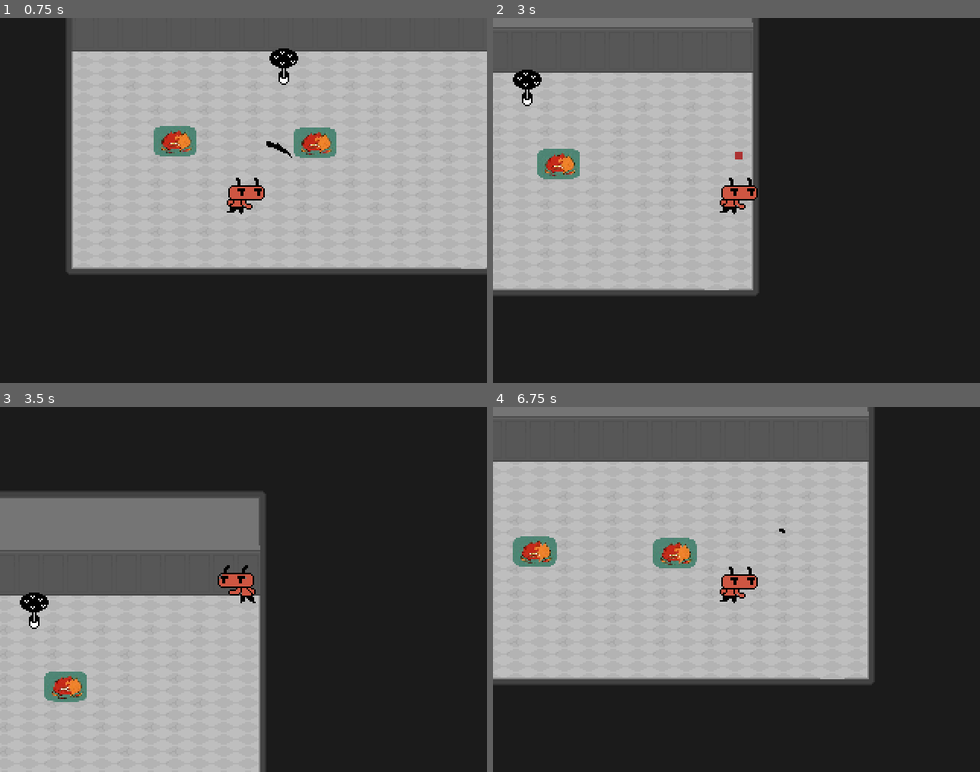
Above: before the commit, frames 1-4 (two rows, left to right).
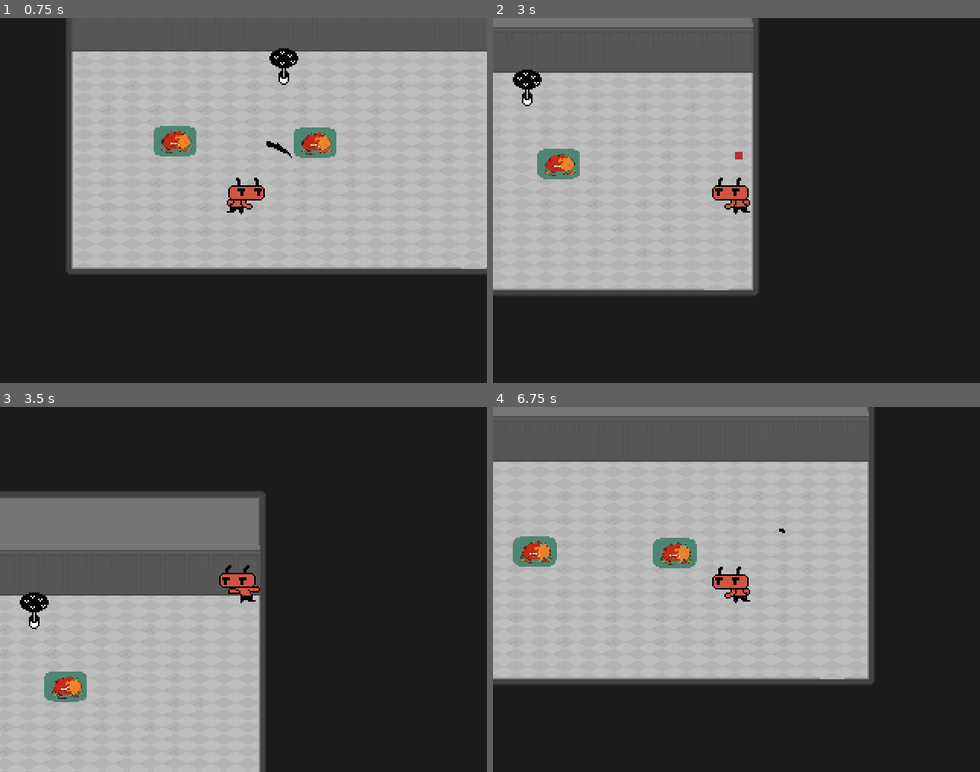
Above: after the commit, the same moments.

Repository: dead-rabbit-studio/hell-scout
Game: Godot game, scene res://main_game.tscn
Two runs of this game, one before a commit and one after it. Both use one fixed random seed, a clock stepped at 60 frames per second and the inputs below.
Inputs:
- Up to frame 1 (0.75 s): tap Enter at 0.5 s; hold Right (move_right) from 0.53 s (still down); hold Space (attack) from 0.53 s (still down)
- Up to frame 2 (3 s): release Right (move_right) at 1.28 s; release Space (attack) at 1.28 s; hold Down (move_down) 1.28-2.03 s; tap Space (attack) at 1.35, 2.85 s; hold Right (move_right) 2.03-2.78 s; hold Space (attack) 2.03-2.78 s; tap E (interact) at 2.1 s; hold Up (move_up) from 2.78 s (still down)
- Up to frame 3 (3.5 s): keep holding Up (move_up)
- Up to frame 4 (6.75 s): release Up (move_up) at 3.53 s; hold Space (attack) 3.53-4.28 s; hold Left (move_left) 3.53-5.03 s; tap E (interact) at 4.35, 6.6 s; tap Space (attack) at 4.55, 5.85 s; hold Down (move_down) 5.03-5.78 s; hold Space (attack) 5.03-5.78 s; hold Right (move_right) 5.78-6.53 s; hold Up (move_up) from 6.53 s (still down); hold Space (attack) from 6.53 s (still down)

Frame 1 is identical in both runs. In frame 2, 0.4% of the frame differs, in the area x 45-55%, y 43-54%; in frame 3, 0.2%; in frame 4, 0.4%.

Commit message:
feat: create R with animations, scenes and player strings / create animation states

Diff:
--- /dev/null
+++ b/core/R.gd
@@ -0,0 +1,17 @@
+class_name R
+
+const inputs = {
+    "attack": "attack",
+    "move_left": "move_left",
+    "move_up": "move_up",
+    "move_right": "move_right",
+    "move_down": "move_down",
+}
+
+const scenes = {
+	"melee_attack": "res://weapons/melee_attack.tscn"
+}
+
+const strings = {
+    "player_has_died": "player has died"
+}
--- a/main_game.tscn
+++ b/main_game.tscn
@@ -291,9 +291,11 @@
 [node name="WarpZone" parent="Level" node_paths=PackedStringArray("exit_zone") instance=ExtResource("5_52lbn")]
 position = Vector2(84, 140)
 exit_zone = NodePath("../WarpZone2")
+exit_zone_direction = 3
 
 [node name="WarpZone2" parent="Level" instance=ExtResource("5_52lbn")]
 position = Vector2(176, 141)
+rotation = -1.81857e-05
 exit_zone_direction = 3
 
 [node name="Tree" type="Node2D" parent="Level"]
--- /dev/null
+++ b/player/scouter/Animations.gd
@@ -0,0 +1,6 @@
+extends Node
+
+const State = {
+    "Idle": "Idle",
+    "Running": "Running"
+}
--- a/player/scouter/Player.gd
+++ b/player/scouter/Player.gd
@@ -4,40 +4,36 @@
 signal changed_direction(PLAYER_DIRECTION)
 signal player_position_update(Vector2)
 
-# @onready var animated_sprite: AnimatedSprite2D = $AnimatedSprite2D
-@onready var playerArea: CollisionShape2D = $PlayerArea/CollisionShape2D
+@onready var player_area: CollisionShape2D = $PlayerArea/CollisionShape2D
+@onready var animation_tree: AnimationTree = $AnimationTree
 @onready var health: Health = $Health
 
 @export var speed = 400.0
 @export var max_health = 110
 @export var is_alive = true
 
-var _currentDirectionVector: Vector2 = Vector2.ZERO
+var _current_direction_vector: Vector2 = Vector2.ZERO
 var _lastDirection: PLAYER_DIRECTION = PLAYER_DIRECTION.RIGHT
-var melee_attack: Area2D
+var _melee_attack: Area2D = preload(R.scenes.melee_attack).instantiate()
 
 func take_damage(damage: float):
 	health.damage(damage)
 
 func _ready() -> void :
-	melee_attack = preload("res://weapons/melee_attack.tscn").instantiate()
 	health.max_health = max_health
 	health.is_mortal = true
-	connect("changed_direction", melee_attack._on_player_changed_direction)
-	connect("player_position_update", melee_attack._on_player_position_update)
+	connect("changed_direction", _melee_attack._on_player_changed_direction)
+	connect("player_position_update", _melee_attack._on_player_position_update)
 
 func _process(_delta: float) -> void:
 	if is_alive:
-		_animate()
-		_update_sprite_direction()
-
-		if Input.is_action_pressed('attack'):
-			if melee_attack.get_parent() == null:
-				add_child(melee_attack)
-				melee_attack.attack()
+		if Input.is_action_pressed(R.inputs.attack):
+			if _melee_attack.get_parent() == null:
+				add_child(_melee_attack)
+				_melee_attack.attack()
 		else:
-			if melee_attack.get_parent() != null:
-				remove_child(melee_attack)
+			if _melee_attack.get_parent() != null:
+				remove_child(_melee_attack)
 	else:
 		health.kill()
 
@@ -46,44 +42,30 @@
 		_move_player()
 
 func _move_player():
-	_currentDirectionVector = Input.get_vector("move_left", "move_right", "move_up", "move_down")
-	var playerDirection: PLAYER_DIRECTION = get_current_direction()
+	_current_direction_vector = Input.get_vector(R.inputs.move_left, R.inputs.move_right, R.inputs.move_up, R.inputs.move_down)
+	var player_direction: PLAYER_DIRECTION = get_current_direction()
 
-	if playerDirection != _lastDirection:
-		_lastDirection = playerDirection
+	if player_direction != _lastDirection:
+		_lastDirection = player_direction
 		changed_direction.emit(_lastDirection)
 
-	velocity = _currentDirectionVector * speed
+	velocity = _current_direction_vector * speed
 	move_and_slide()
 	player_position_update.emit(global_position)
-
-func _animate():
-	pass
-	# if velocity.length() > 0:
-	# 	animated_sprite.play('running')
-	# else:
-	# 	animated_sprite.play('idle')
-
-func _update_sprite_direction():
-	pass
-	# if _currentDirectionVector.x > 0:
-	# 	animated_sprite.flip_h = false
-	# elif _currentDirectionVector.x < 0:
-	# 	animated_sprite.flip_h = true
 
 func get_current_direction() -> PLAYER_DIRECTION:
 	var playerDirection: PLAYER_DIRECTION = _lastDirection;
 
-	if _currentDirectionVector == Vector2(-1, 0):
+	if _current_direction_vector == Vector2(-1, 0):
 		playerDirection = PLAYER_DIRECTION.LEFT
-	if _currentDirectionVector == Vector2(0, -1):
+	if _current_direction_vector == Vector2(0, -1):
 		playerDirection = PLAYER_DIRECTION.TOP
-	if _currentDirectionVector == Vector2(1, 0):
+	if _current_direction_vector == Vector2(1, 0):
 		playerDirection = PLAYER_DIRECTION.RIGHT
-	if _currentDirectionVector == Vector2(0, 1):
+	if _current_direction_vector == Vector2(0, 1):
 		playerDirection = PLAYER_DIRECTION.BOTTOM
 
 	return playerDirection;
 
 func _on_health_depleted():
-	print_debug("player has died")
+	print_debug(R.strings.player_has_died)
--- a/player/scouter/player.tscn
+++ b/player/scouter/player.tscn
@@ -1,10 +1,10 @@
-[gd_scene load_steps=34 format=3 uid="uid://xse6umb621tq"]
+[gd_scene load_steps=35 format=3 uid="uid://xse6umb621tq"]
 
 [ext_resource type="Script" path="res://player/scouter/Player.gd" id="1_opm3m"]
 [ext_resource type="PackedScene" uid="uid://brwx716xc22gp" path="res://core/health/health.tscn" id="3_c7lcy"]
 [ext_resource type="Texture2D" uid="uid://dwgylbrkaa5ex" path="res://levels/enviroment/spritessheet/scouter_spritesheet2.png" id="4_3ngsw"]
 [ext_resource type="Script" path="res://core/HurtBox.gd" id="4_dq1gf"]
-[ext_resource type="Script" path="res://player/scouter/animation.gd" id="5_k0cn3"]
+[ext_resource type="Script" path="res://player/scouter/animator.gd" id="5_la07l"]
 
 [sub_resource type="RectangleShape2D" id="RectangleShape2D_lmx7v"]
 size = Vector2(24, 5)
@@ -219,7 +219,7 @@
 [sub_resource type="AnimationNodeTimeScale" id="AnimationNodeTimeScale_i1h4v"]
 
 [sub_resource type="AnimationNodeBlendTree" id="AnimationNodeBlendTree_60eqy"]
-graph_offset = Vector2(-33.6, 123.84)
+graph_offset = Vector2(-46.08, 96)
 nodes/BlendSpace2D/node = SubResource("AnimationNodeBlendSpace2D_624hw")
 nodes/BlendSpace2D/position = Vector2(130, 150)
 nodes/TimeScale/node = SubResource("AnimationNodeTimeScale_i1h4v")
@@ -227,33 +227,33 @@
 nodes/output/position = Vector2(810, 170)
 node_connections = [&"TimeScale", 0, &"BlendSpace2D", &"output", 0, &"TimeScale"]
 
-[sub_resource type="AnimationNodeAnimation" id="AnimationNodeAnimation_gpkpk"]
+[sub_resource type="AnimationNodeAnimation" id="AnimationNodeAnimation_kevjo"]
 animation = &"runnin_left"
 
-[sub_resource type="AnimationNodeAnimation" id="AnimationNodeAnimation_3qvrs"]
+[sub_resource type="AnimationNodeAnimation" id="AnimationNodeAnimation_poeiu"]
+animation = &"runnin_left"
+
+[sub_resource type="AnimationNodeAnimation" id="AnimationNodeAnimation_ppy88"]
 animation = &"running"
 
-[sub_resource type="AnimationNodeAnimation" id="AnimationNodeAnimation_byorg"]
-animation = &"runnin_left"
-
-[sub_resource type="AnimationNodeAnimation" id="AnimationNodeAnimation_0tf6g"]
+[sub_resource type="AnimationNodeAnimation" id="AnimationNodeAnimation_kwaeg"]
 animation = &"running"
 
 [sub_resource type="AnimationNodeBlendSpace2D" id="AnimationNodeBlendSpace2D_1au45"]
-blend_point_0/node = SubResource("AnimationNodeAnimation_gpkpk")
-blend_point_0/pos = Vector2(-1, 0)
-blend_point_1/node = SubResource("AnimationNodeAnimation_3qvrs")
-blend_point_1/pos = Vector2(1, 0)
-blend_point_2/node = SubResource("AnimationNodeAnimation_byorg")
-blend_point_2/pos = Vector2(0, 1)
-blend_point_3/node = SubResource("AnimationNodeAnimation_0tf6g")
-blend_point_3/pos = Vector2(0, -1)
+blend_point_0/node = SubResource("AnimationNodeAnimation_kevjo")
+blend_point_0/pos = Vector2(-1, 1)
+blend_point_1/node = SubResource("AnimationNodeAnimation_poeiu")
+blend_point_1/pos = Vector2(-1, -1)
+blend_point_2/node = SubResource("AnimationNodeAnimation_ppy88")
+blend_point_2/pos = Vector2(1, 1)
+blend_point_3/node = SubResource("AnimationNodeAnimation_kwaeg")
+blend_point_3/pos = Vector2(1, -1)
 blend_mode = 1
 
 [sub_resource type="AnimationNodeTimeScale" id="AnimationNodeTimeScale_7lvxw"]
 
 [sub_resource type="AnimationNodeBlendTree" id="AnimationNodeBlendTree_gxeqy"]
-graph_offset = Vector2(44.1599, 66.24)
+graph_offset = Vector2(-12.4801, -12.48)
 nodes/BlendSpace2D/node = SubResource("AnimationNodeBlendSpace2D_1au45")
 nodes/BlendSpace2D/position = Vector2(345, 90)
 nodes/TimeScale/node = SubResource("AnimationNodeTimeScale_7lvxw")
@@ -265,19 +265,25 @@
 switch_mode = 2
 advance_mode = 2
 
-[sub_resource type="AnimationNodeStateMachineTransition" id="AnimationNodeStateMachineTransition_elm3f"]
-advance_condition = &"isRunning"
-
 [sub_resource type="AnimationNodeStateMachineTransition" id="AnimationNodeStateMachineTransition_0u0vw"]
 advance_condition = &"isIdle"
 
+[sub_resource type="AnimationNodeStateMachineTransition" id="AnimationNodeStateMachineTransition_qatgo"]
+advance_mode = 2
+advance_condition = &"isEnd"
+
+[sub_resource type="AnimationNodeStateMachineTransition" id="AnimationNodeStateMachineTransition_rubwj"]
+advance_mode = 2
+advance_condition = &"isEnabled"
+
 [sub_resource type="AnimationNodeStateMachine" id="AnimationNodeStateMachine_xwryq"]
+states/End/position = Vector2(890.5, 31.4581)
 states/Idle/node = SubResource("AnimationNodeBlendTree_60eqy")
 states/Idle/position = Vector2(423.66, 31.3178)
 states/Running/node = SubResource("AnimationNodeBlendTree_gxeqy")
-states/Running/position = Vector2(638.16, 44.3789)
-transitions = ["Start", "Idle", SubResource("AnimationNodeStateMachineTransition_ymc3b"), "Idle", "Running", SubResource("AnimationNodeStateMachineTransition_elm3f"), "Running", "Idle", SubResource("AnimationNodeStateMachineTransition_0u0vw")]
-graph_offset = Vector2(20.4151, -72.4048)
+states/Running/position = Vector2(674.66, 31.5984)
+transitions = ["Start", "Idle", SubResource("AnimationNodeStateMachineTransition_ymc3b"), "Running", "Idle", SubResource("AnimationNodeStateMachineTransition_0u0vw"), "Running", "End", SubResource("AnimationNodeStateMachineTransition_qatgo"), "Idle", "Running", SubResource("AnimationNodeStateMachineTransition_rubwj")]
+graph_offset = Vector2(-106.71, -104.37)
 
 [node name="Player" type="CharacterBody2D"]
 platform_wall_layers = 51
@@ -322,15 +328,16 @@
 [node name="AnimationTree" type="AnimationTree" parent="."]
 tree_root = SubResource("AnimationNodeStateMachine_xwryq")
 anim_player = NodePath("../AnimationPlayer")
+parameters/conditions/isEnabled = false
+parameters/conditions/isEnd = false
 parameters/conditions/isIdle = true
-parameters/conditions/isRunning = false
 parameters/Idle/BlendSpace2D/blend_position = Vector2(-0.0531665, -0.752071)
 parameters/Idle/TimeScale/scale = 1.0
-parameters/Running/BlendSpace2D/blend_position = Vector2(0.0805317, 0.0528634)
+parameters/Running/BlendSpace2D/blend_position = Vector2(0.000364542, -1.33376)
 parameters/Running/TimeScale/scale = 1.0
 
-[node name="Animation" type="Node" parent="." node_paths=PackedStringArray("animation_tree")]
-script = ExtResource("5_k0cn3")
+[node name="Animator" type="Node" parent="." node_paths=PackedStringArray("animation_tree")]
+script = ExtResource("5_la07l")
 animation_tree = NodePath("../AnimationTree")
 
 [connection signal="depleted" from="Health" to="." method="_on_health_depleted"]
--- a/project.godot
+++ b/project.godot
@@ -15,6 +15,10 @@
 config/features=PackedStringArray("4.3", "Mobile")
 boot_splash/bg_color=Color(0.0745098, 0.0745098, 0.0745098, 1)
 config/icon="res://icon.png"
+
+[autoload]
+
+Animations="*res://player/scouter/Animations.gd"
 
 [display]
 
